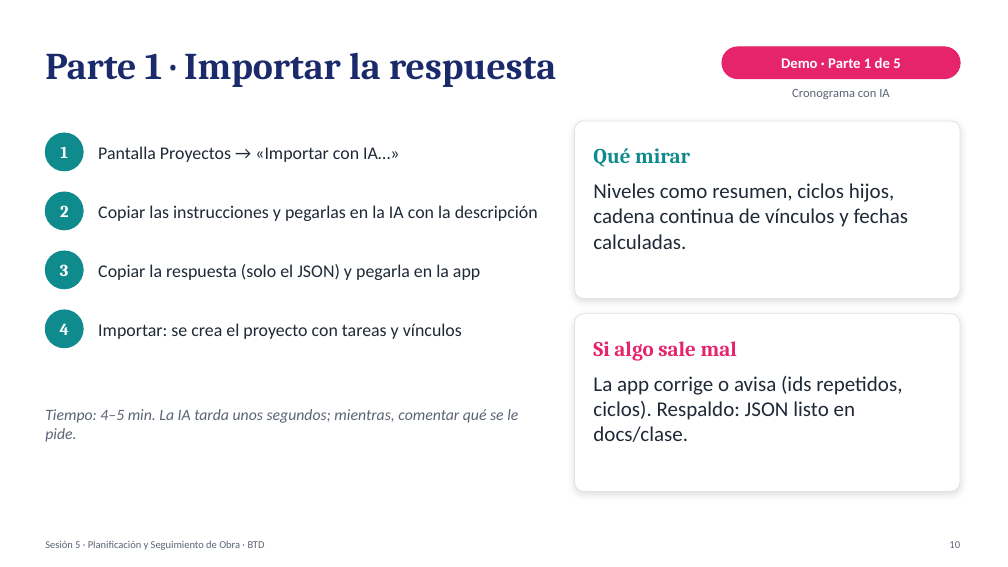
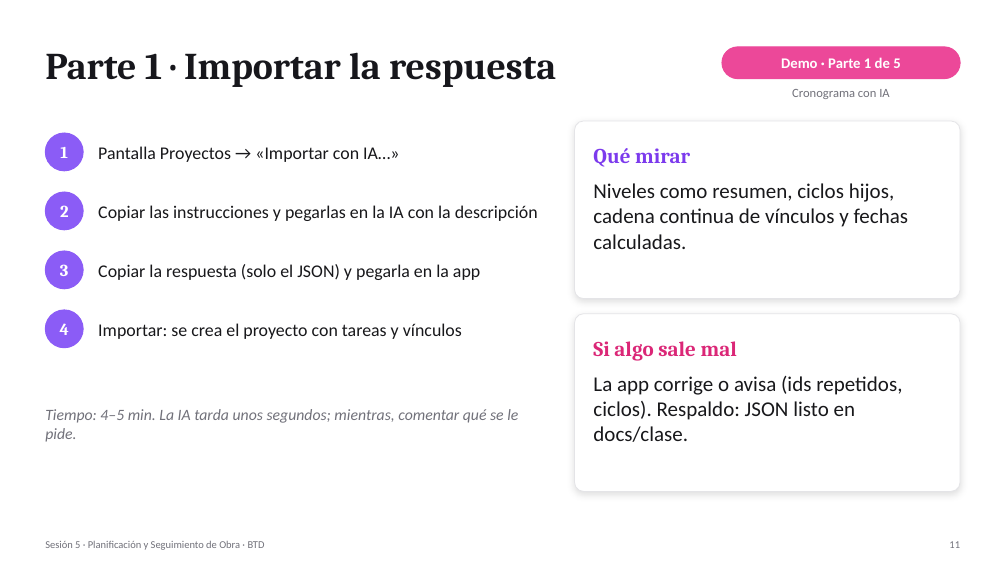
Before and after one commit to gjordanp/opengantt-bim, a slide deck: slide 11 of docs/clase/Sesion5-4D-BIM-Opengantt-v3.pptx (slide 10 before the commit). Drawn at 1008x567 pixels with LibreOffice and Linux fonts; fonts in the diff are those of the drawing. Boxes give left, top, right and bottom in pixels: in the first picture for what was removed or moved away, otherwise in the second. Text is boxed around its words. In the diff, an @@ line names an element or a change of style, - is before the commit and + after.

```diff
--- a/docs/clase/Sesion5-4D-BIM-Opengantt-v3.pptx
+++ b/docs/clase/Sesion5-4D-BIM-Opengantt-v3.pptx
@@ text "Parte 1 · Importar la ..." at (x1=45, y1=52, x2=556, y2=87): text colour #1B2A6B to #17171C @@
@@ rounded rectangle at (x1=722, y1=47, x2=960, y2=79): fill #E6246B to #EC4899; outline #E6246B 1 pt to #EC4899 1 pt @@
@@ rounded rectangle at (x1=575, y1=121, x2=960, y2=299): outline #DDE3EA 0.75 pt to #E4E4E7 0.75 pt @@
@@ text "Qué mirar" at (x1=593, y1=148, x2=690, y2=167): text colour #0F8B8D to #7C3AED @@
@@ fill #0F8B8D to #8B5CF6; outline #0F8B8D 1 pt to #8B5CF6 1 pt in 4 elements at (x1=45, y1=133, x2=83, y2=171), (x1=45, y1=192, x2=83, y2=230), (x1=45, y1=251, x2=83, y2=289), (x1=45, y1=310, x2=83, y2=348) @@
@@ rounded rectangle at (x1=575, y1=314, x2=960, y2=492): outline #DDE3EA 0.75 pt to #E4E4E7 0.75 pt @@
@@ text colour #1F2937 to #18181B in 6 elements at (x1=98, y1=146, x2=399, y2=162), (x1=98, y1=205, x2=538, y2=221), (x1=98, y1=264, x2=480, y2=280), (x1=98, y1=323, x2=462, y2=339), (x1=593, y1=183, x2=909, y2=249), (x1=593, y1=376, x2=902, y2=442) @@
@@ text colour #5B6475 to #71717A in 3 elements at (x1=792, y1=89, x2=889, y2=99), (x1=45, y1=409, x2=518, y2=442), (x1=45, y1=541, x2=265, y2=550) @@
@@ text at (x1=949, y1=541, x2=960, y2=548): text changed; text colour #5B6475 to #71717A @@
-10
+11
```
Also in this commit, not shown: 31 other slides changed, 1 other file.
